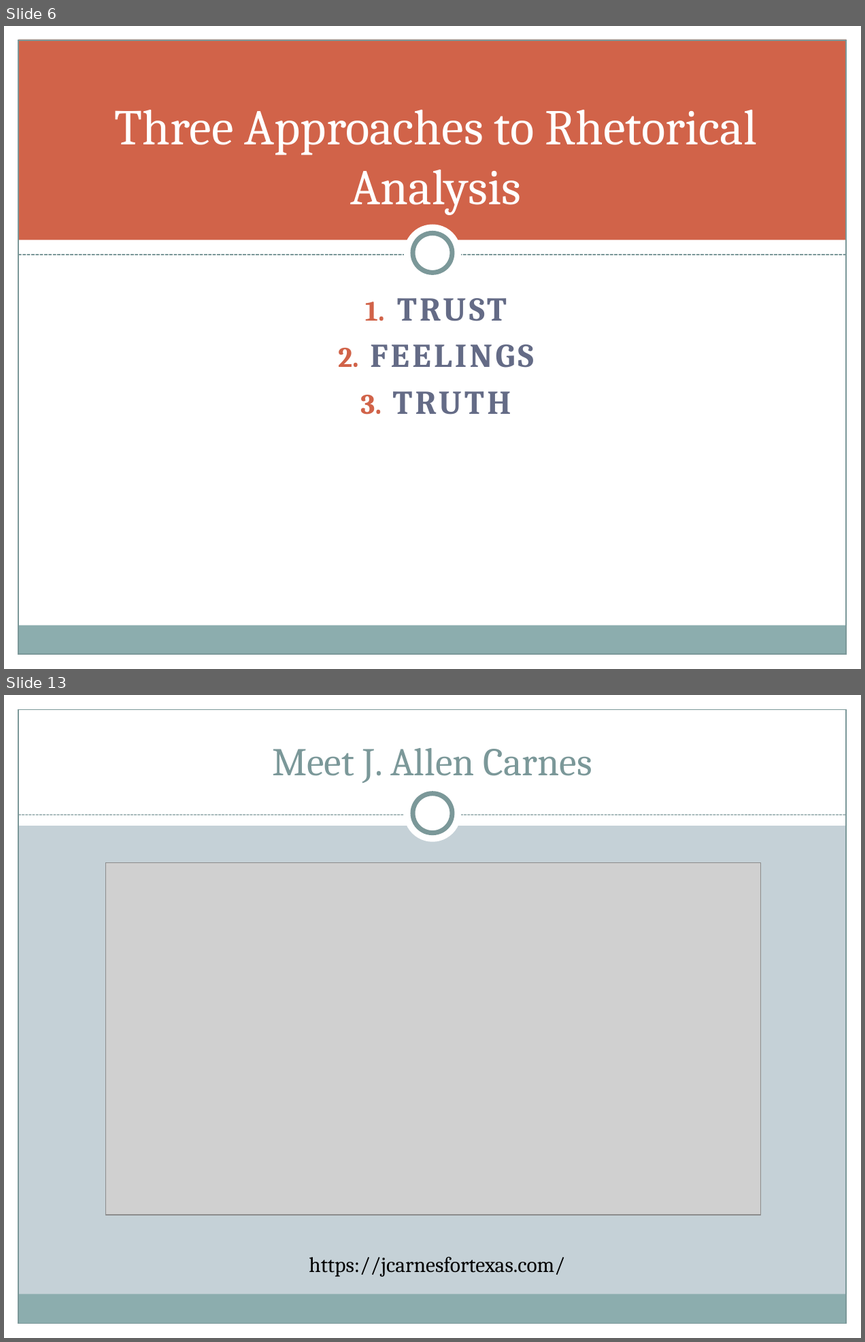
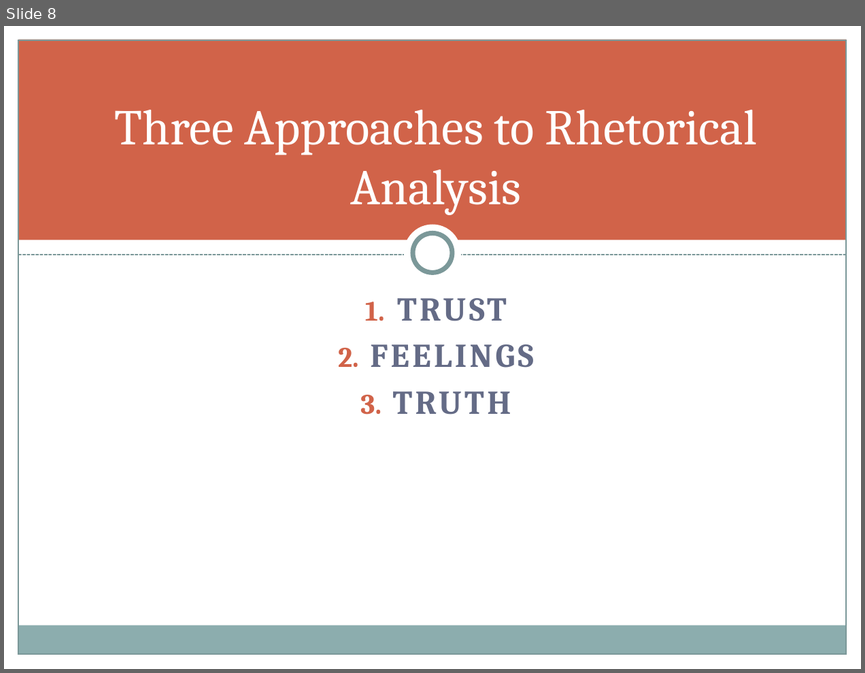
Before and after one commit to halperta/halperta.github.io, a slide deck: rhe306-spring2014/documents/logosLecture.pptx. Shown one above the other, each under a label of ours: slides 6 and 13 before the commit, slide 8 after it; the slides between them are not shown. The pictures are 865x1342 and 865x673 pixels, drawn with LibreOffice and Linux fonts; fonts in the diff are those of the drawing; grey boxes stand for pictures. Boxes give left, top, right and bottom in pixels: in the first picture for what was removed or moved away, otherwise in the second. Text is boxed around its words. In the diff, an @@ line names an element or a change of style, - is before the commit and + after.

```diff
--- a/rhe306-spring2014/documents/logosLecture.pptx
+++ b/rhe306-spring2014/documents/logosLecture.pptx
@@ slide 13 removed at <box>4,695,861,1338</box>, background #C5D1D7; not listed: 3 template elements that a slide beside it also shows @@
@@ rectangle removed at <box>4,695,861,826</box> @@
@@ rectangle removed at <box>4,695,18,1338</box> @@
@@ rectangle removed at <box>847,695,861,1338</box> @@
@@ title removed at <box>272,748,592,783</box> @@
-Meet J. Allen Carnes
@@ ellipse removed at <box>404,785,462,843</box> @@
@@ ellipse removed at <box>413,794,452,833</box> @@
@@ line removed from (18, 815) to (847, 815) @@
@@ picture removed at <box>106,863,761,1215</box> @@
@@ text removed at <box>309,1256,564,1276</box> @@
-https://jcarnesfortexas.com/
@@ what was slide 6 is now slide 8 @@
```
Also in this commit, not shown: 5 slides changed, 6 slides added, 5 other slides removed, 4 other files.
